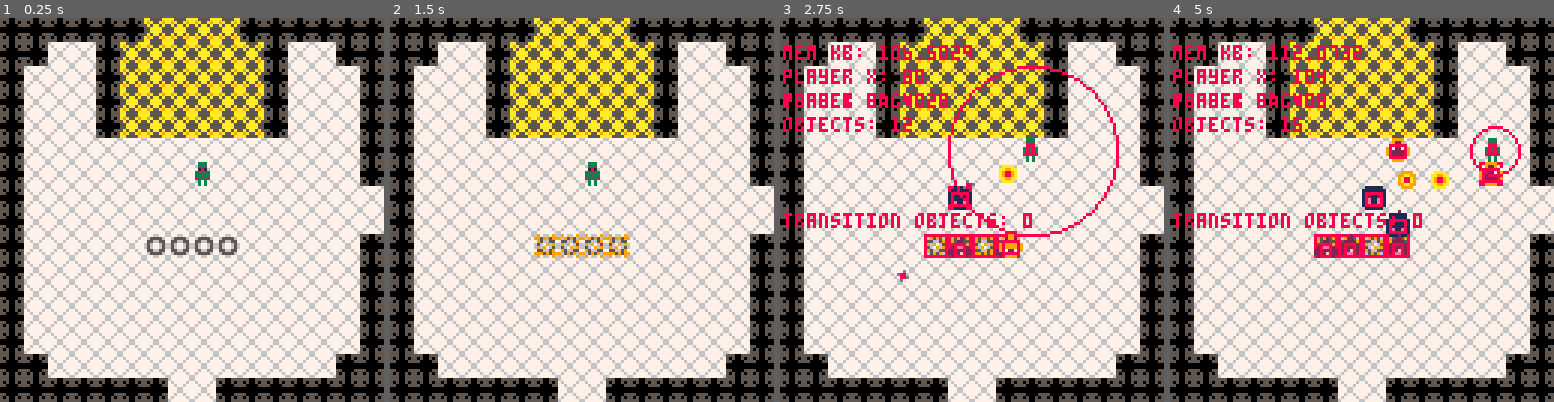
Above: before the commit, frames 1-4 (left to right).
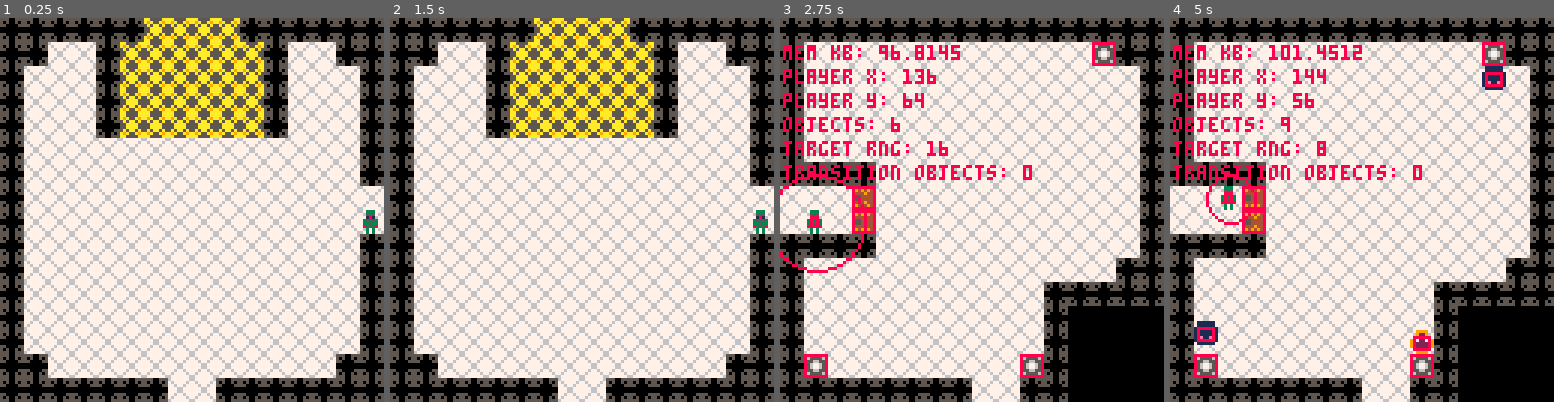
Above: after the commit, the same moments.

Repository: rledford/pico-door
Game: PICO-8 cartridge door.p8
The game is run twice, just before and just after one commit, with the same random seed, the same clock (stepped at 60 frames per second) and the same inputs.
Inputs:
- Up to frame 1 (0.25 s): no input
- Up to frame 2 (1.5 s): tap X (X key) at 0.33, 1.07 s; tap O (Z key) at 0.7 s
- Up to frame 3 (2.75 s): hold Right 1.6-2.1 s; tap O (Z key) at 1.7, 2.1, 2.5 s; tap X (X key) at 1.85 s; hold Up 2.15-2.42 s; hold Right from 2.47 s (still down)
- Up to frame 4 (5 s): tap O (Z key) every 0.4 s from 2.9 to 4.9 s; tap X (X key) at 2.97, 4.08 s; release Right at 3.03 s; hold Left 3.08-3.58 s; hold Down 3.63-3.97 s; hold Right 4.02-4.68 s; hold Up from 4.73 s (still down)

The runs differ from the first frame. In frame 1, 1.3% of the frame differs, in the area x 37-99%, y 37-63%; in frame 2, 1.6%; in frame 3, 33%; in frame 4, 35%, in the area x 0-100%, y 0-100%.

Commit message:
Implement room load/unload for doors and enemy spawns

Diff:
--- a/door.p8
+++ b/door.p8
@@ -16,11 +16,11 @@
 -- [x] when player takes damage, do flash animation and make temporarily invulnerable (and not collidable)
 -- [x] player takes damage when touching enemies
 -- [x] add max objects and prevent spawning more enemies when max is reached
--- [] implement room load/unload
--- [] persist which doors have been destroyed
--- [] make destroyed doors not respawn when reentering room
--- [] despawn enemies when switching rooms
--- [] animate enemy spawning in (flashing vertial white lines)
+-- [x] implement room load/unload
+-- [x] persist which doors have been destroyed
+-- [x] make destroyed doors not respawn when reentering room
+-- [x] despawn enemies when switching rooms
+-- [x] animate enemy spawning in
 -- [] add particle effects when destroying objects
 -- [] add pickup items (health, weapon upgrades)
 -- [] add chests that drop pickups
@@ -35,6 +35,16 @@
 -- make enemies drop gold
 -- vendors and/or traveling vendors to sell pickukps
 -- add a skeleton behind a desk who says "hello"
+-- projectiles bounce off walls
+-- using particle system instead of sprites
+--   to rotate "blades around the saw"
+--   different blades have different colors
+-- different saw blades
+-- puzzle: player has to bounce blade around a wall
+--   the wall is solid except for one section that
+--   is a forcefield tile that only a certain saw blad
+--   can go through. the blade must be shot to bounce
+--   destroy the forcefield controls
 
 -- constants --
 ---------------
@@ -42,17 +52,21 @@
 TILE_SIZE = 8
 TILE_HALF_SIZE = TILE_SIZE/2
 SCREEN_SIZE = 128
+SCREEN_TILES = SCREEN_SIZE/TILE_SIZE
 MAX_ROOM_OBJECTS = 32
 
 NO_GROUP = 0
 PLAYER_GROUP = 1
 ENEMY_GROUP = 2
+HURT_FLASH_PAL = {8,8,8,8,8,8,8,8,8,8,8,8,8,8,8,8}
+FLOOR_TILE = 2
+DOOR_TILE = 3
+ENEMY_SPAWN_TILE = 6
 
 -- globals --
 -------------
 
 room = {x=0,y=0}
-room_data = {}
 camera_pos = {x=0,y=0}
 camera_spd = 4
 objects = {}
@@ -67,7 +81,6 @@
 k_action = 5
 is_room_transition = false
 debug=false
-hurt_flash_pal = {8,8,8,8,8,8,8,8,8,8,8,8,8,8,8,8}
 
 update_fn = function()
 end
@@ -77,11 +90,11 @@
 
 function _init()
 	cls()
-	player = init_object(player_type, 64, 48)
-	make_enemy_spawn_point(48,72,{eye_type, bug_type},50)
-	make_enemy_spawn_point(56,72,{eye_type, bug_type},50)
-	make_enemy_spawn_point(64,72,{eye_type, bug_type},50)
-	make_enemy_spawn_point(72,72,{fang_type},50)
+	player = init_object(player_type, 120, 64)
+	-- make_enemy_spawn_point(48,72,{eye_type, bug_type},50)
+	-- make_enemy_spawn_point(56,72,{eye_type, bug_type},50)
+	-- make_enemy_spawn_point(64,72,{eye_type, bug_type},50)
+	-- make_enemy_spawn_point(72,72,{fang_type},50)
 	update_fn = game_update
 end
 
@@ -116,10 +129,10 @@
 		print("player x: "..player.x, camera_pos.x + 1, camera_pos.y + 1 + 16, 8)
 		print("player y: "..player.y, camera_pos.x + 1, camera_pos.y + 1 + 24, 8)
 		print("objects: "..count(objects), camera_pos.x + 1, camera_pos.y + 1 + 32, 8)
-		print("transition objects: "..count(transition_objects), camera_pos.x + 1, camera_pos.y + 1 + 64, 8)
+		print("transition objects: "..count(transition_objects), camera_pos.x + 1, camera_pos.y + 1 + 48, 8)
 		if player.target ~= nil then
 			local range = get_range(player, player.target)
-			print("target rng: "..flr(range), camera_pos.x + 1, camera_pos.y + 1 + 24, 8)
+			print("target rng: "..flr(range), camera_pos.x + 1, camera_pos.y + 1 + 40, 8)
 			circ(player.x + 4, player.y + 4, range)
 		else
 			circ(player.x + 4, player.y + 4, player.auto_target_radius, 8)
@@ -354,6 +367,7 @@
 		if this.hp <= 0 then
 			--play destroy sound
 			--spawn particles
+			mset(this.x/TILE_SIZE,this.y/TILE_SIZE, FLOOR_TILE)
 			destroy_object(this)
 		else
 			-- play hit sound
@@ -379,14 +393,15 @@
 	end,
 	update=function(this)
 		if not this.is_spawning then
-			this.spawn_timer = clamp(this.spawn_timer - 1, 0, this.spawn_time)
+			this.spawn_timer -= 1
 			if this.spawn_timer <= 0 and count(objects) < MAX_ROOM_OBJECTS then
 				this.is_spawning = true
 				this.spawn_timer = this.spawn_time
 				this.spawn_duration_timer = this.spawn_duration
 			end
-		else
-			this.spawn_duration_timer = clamp(this.spawn_duration_timer - 1, 0, this.spawn_duration_timer)
+		end
+		if this.is_spawning then
+			this.spawn_duration_timer -= 1
 			if this.spawn_duration_timer <= 0 then
 				this.is_spawning = false
 				local e = init_object(rnd(this.enemy_types), this.x, this.y)
@@ -648,7 +663,7 @@
 
 	anim.draw = function(obj)
 		if obj.is_hurt and (obj.hurt_duration_timer%2 == 0) then
-			pal(hurt_flash_pal)
+			pal(HURT_FLASH_PAL)
 		end
 		spr(anim.frames[anim.current_frame], obj.x, obj.y)
 		pal()
@@ -713,8 +728,27 @@
 end
 
 function end_room_transition()
-	-- transition_objects = {}
 	update_fn = game_update
+	local transition_obj
+	for i=count(transition_objects),1,-1 do
+		transition_obj = transition_objects[i]
+		del(transition_objects, transition_obj)
+		if transition_obj.type == door_type then
+			mset(transition_obj.x/TILE_SIZE,transition_obj.y/TILE_SIZE,DOOR_TILE)
+		end
+	end
+
+	local tile_type
+	for c=room.x*SCREEN_TILES,room.x*SCREEN_TILES+SCREEN_TILES-1 do
+		for r=room.y*SCREEN_TILES,room.y*SCREEN_TILES+SCREEN_TILES-1 do
+			tile_type = mget(c,r)
+			if tile_type == DOOR_TILE then
+				init_object(door_type, c*TILE_SIZE, r*TILE_SIZE)
+			elseif tile_type == ENEMY_SPAWN_TILE then
+				make_enemy_spawn_point(c*TILE_SIZE,r*TILE_SIZE, {eye_type,fang_type,bug_type}, 100)
+			end
+		end
+	end
 end
 
 -- utils --
@@ -769,12 +803,12 @@
 end
 __gfx__
 0000000055500555677777764444444411111111aa5555aa67766776090000900900009000000000000000000000000000000000000000006666666669a99a96
-0000000050500505767777674444444411111111a9a55a9a76555567909090099909909900000000000000000000000000000000000000006444444664944946
-00700700550000557767767744444444111111115a5aa5a5755665570000009009000000000000000000000000000000000000000000000049a99a9440000004
-000770000000000077766777444444441111111155aaaa5565677656090900000000909000000000000000000000000000000000000000004494494440000004
-000770000000000077766777444444441111111155aaaa55656776560000909009090000000000000000000000000000000000000000000049a99a9449a99a94
-00700700550000557767767744444444111111115a5aa5a5755665570900000000000090000000000000000000000000000000000000000049a99a9449a99a94
-0000000050500505767777674444444411111111a9a55a9a765555679009090999909099000000000000000000000000000000000000000049a99a9449a99a94
+0000000050500505767777674949494511111111a9a55a9a76555567909090099909909900000000000000000000000000000000000000006444444664944946
+00700700550000557767767744449449111111115a5aa5a5755665570000009009000000000000000000000000000000000000000000000049a99a9440000004
+000770000000000077766777455444441111111155aaaa5565677656090900000000909000000000000000000000000000000000000000004494494440000004
+000770000000000077766777455444441111111155aaaa55656776560000909009090000000000000000000000000000000000000000000049a99a9449a99a94
+00700700550000557767767744449449111111115a5aa5a5755665570900000000000090000000000000000000000000000000000000000049a99a9449a99a94
+0000000050500505767777674949494511111111a9a55a9a765555679009090999909099000000000000000000000000000000000000000049a99a9449a99a94
 0000000055500555677777764444444411111111aa5555aa67766776090000900900009000000000000000000000000000000000000000004444444444444444
 66666666667666766666666655555555880000880000000000000000000000000000000000000000000000000000000000000000000000000000000000000000
 66666666667766776666666655155155800000080000000000000000000000000000000000000000000000000000000000000000000000000000000000000000
@@ -934,37 +968,37 @@
 0001000300010000000000000000000000020409000000000000000000000000000000000000000000000000000000000000000000000000000000000000000000000000000000000000000000000000000000000000000000000000000000000000000000000000000000000000000000000000000000000000000000000000
 0000000000000000000000000000000000000000000000000000000000000000000000000000000000000000000000000000000000000000000000000000000000000000000000000000000000000000000000000000000000000000000000000000000000000000000000000000000000000000000000000000000000000000
 __map__
-0101010101010505050501010101010100000000000000000000000000000000000000000000000000000000000000000000000000000000000000000000000000000000000000000000000000000000000000000000000000000000000000000000000000000000000000000000000000000000000000000000000000000000
-0101020201050505050505010202010100000000000000000000000000000000000000000000000000000000000000000000000000000000000000000000000000000000000000000000000000000000000000000000000000000000000000000000000000000000000000000000000000000000000000000000000000000000
-0102020201050505050505010202020100000000000000000000000000000000000000000000000000000000000000000000000000000000000000000000000000000000000000000000000000000000000000000000000000000000000000000000000000000000000000000000000000000000000000000000000000000000
-0102020201050505050505010202020100000000000000000000000000000000000000000000000000000000000000000000000000000000000000000000000000000000000000000000000000000000000000000000000000000000000000000000000000000000000000000000000000000000000000000000000000000000
-0102020201050505050505010202020101010101010101010101010101010101000000000000000000000000000000000000000000000000000000000000000000000000000000000000000000000000000000000000000000000000000000000000000000000000000000000000000000000000000000000000000000000000
+0101010101010505050501010101010101010101010101010101010101010101000000000000000000000000000000000000000000000000000000000000000000000000000000000000000000000000000000000000000000000000000000000000000000000000000000000000000000000000000000000000000000000000
+0101020201050505050505010202010101020202020202020202020202060101000000000000000000000000000000000000000000000000000000000000000000000000000000000000000000000000000000000000000000000000000000000000000000000000000000000000000000000000000000000000000000000000
+0102020201050505050505010202020101020202020202020202020202020201000000000000000000000000000000000000000000000000000000000000000000000000000000000000000000000000000000000000000000000000000000000000000000000000000000000000000000000000000000000000000000000000
+0102020201050505050505010202020101020202020202020202020202020201000000000000000000000000000000000000000000000000000000000000000000000000000000000000000000000000000000000000000000000000000000000000000000000000000000000000000000000000000000000000000000000000
+0102020201050505050505010202020101020202020202020202020202020201000000000000000000000000000000000000000000000000000000000000000000000000000000000000000000000000000000000000000000000000000000000000000000000000000000000000000000000000000000000000000000000000
 0102020202020202020202020202020101020202020202020202020202020201000000000000000000000000000000000000000000000000000000000000000000000000000000000000000000000000000000000000000000000000000000000000000000000000000000000000000000000000000000000000000000000000
-0102020202020202020202020202020101020202020202020202020202020201000000000000000000000000000000000000000000000000000000000000000000000000000000000000000000000000000000000000000000000000000000000000000000000000000000000000000000000000000000000000000000000000
-0102020202020202020202020202020202020202020202020202020202020201000000000000000000000000000000000000000000000000000000000000000000000000000000000000000000000000000000000000000000000000000000000000000000000000000000000000000000000000000000000000000000000000
-0102020202020202020202020202020202020202020202020202020202020201000000000000000000000000000000000000000000000000000000000000000000000000000000000000000000000000000000000000000000000000000000000000000000000000000000000000000000000000000000000000000000000000
-0102020202020202020202020202020101020202020202020202020202020201000000000000000000000000000000000000000000000000000000000000000000000000000000000000000000000000000000000000000000000000000000000000000000000000000000000000000000000000000000000000000000000000
+0102020202020202020202020202020101010101020202020202020202020201000000000000000000000000000000000000000000000000000000000000000000000000000000000000000000000000000000000000000000000000000000000000000000000000000000000000000000000000000000000000000000000000
+0102020202020202020202020202020202020203020202020202020202020201000000000000000000000000000000000000000000000000000000000000000000000000000000000000000000000000000000000000000000000000000000000000000000000000000000000000000000000000000000000000000000000000
+0102020202020202020202020202020202020203020202020202020202020201000000000000000000000000000000000000000000000000000000000000000000000000000000000000000000000000000000000000000000000000000000000000000000000000000000000000000000000000000000000000000000000000
+0102020202020202020202020202020101010101020202020202020202020201000000000000000000000000000000000000000000000000000000000000000000000000000000000000000000000000000000000000000000000000000000000000000000000000000000000000000000000000000000000000000000000000
 0102020202020202020202020202020101020202020202020202020202020101000000000000000000000000000000000000000000000000000000000000000000000000000000000000000000000000000000000000000000000000000000000000000000000000000000000000000000000000000000000000000000000000
-0102020202020202020202020202020101010101010101010202010101010101000000000000000000000000000000000000000000000000000000000000000000000000000000000000000000000000000000000000000000000000000000000000000000000000000000000000000000000000000000000000000000000000
+0102020202020202020202020202020101020202020202020202020101010101000000000000000000000000000000000000000000000000000000000000000000000000000000000000000000000000000000000000000000000000000000000000000000000000000000000000000000000000000000000000000000000000
 0102020202020202020202020202020101020202020202020202020100000000000000000000000000000000000000000000000000000000000000000000000000000000000000000000000000000000000000000000000000000000000000000000000000000000000000000000000000000000000000000000000000000000
 0102020202020202020202020202020101020202020202020202020100000000000000000000000000000000000000000000000000000000000000000000000000000000000000000000000000000000000000000000000000000000000000000000000000000000000000000000000000000000000000000000000000000000
-0101020202020202020202020202010101020202020202020202020100000000000000000000000000000000000000000000000000000000000000000000000000000000000000000000000000000000000000000000000000000000000000000000000000000000000000000000000000000000000000000000000000000000
+0101020202020202020202020202010101060202020202020202060100000000000000000000000000000000000000000000000000000000000000000000000000000000000000000000000000000000000000000000000000000000000000000000000000000000000000000000000000000000000000000000000000000000
 0101010101010102020101010101010101010101010101010202010100000000000000000000000000000000000000000000000000000000000000000000000000000000000000000000000000000000000000000000000000000000000000000000000000000000000000000000000000000000000000000000000000000000
 0101010101010102020101010101010101010101010101010202010101010101000000000000000000000000000000000000000000000000000000000000000000000000000000000000000000000000000000000000000000000000000000000000000000000000000000000000000000000000000000000000000000000000
-0102020202020102020102020202020101010202020202020202020202020101000000000000000000000000000000000000000000000000000000000000000000000000000000000000000000000000000000000000000000000000000000000000000000000000000000000000000000000000000000000000000000000000
-0102020202020102020102020202020101020202020202020202020202020201000000000000000000000000000000000000000000000000000000000000000000000000000000000000000000000000000000000000000000000000000000000000000000000000000000000000000000000000000000000000000000000000
-0102020202020102020102020202020101020202020202020202020202020201000000000000000000000000000000000000000000000000000000000000000000000000000000000000000000000000000000000000000000000000000000000000000000000000000000000000000000000000000000000000000000000000
-0102020202020102020102020202020101020202020202020202020202020101000000000000000000000000000000000000000000000000000000000000000000000000000000000000000000000000000000000000000000000000000000000000000000000000000000000000000000000000000000000000000000000000
-0102020202020102020102020202020101020202020202020202020101010101000000000000000000000000000000000000000000000000000000000000000000000000000000000000000000000000000000000000000000000000000000000000000000000000000000000000000000000000000000000000000000000000
-0101010202010102020102020202020101020202020202020202020100000000000000000000000000000000000000000000000000000000000000000000000000000000000000000000000000000000000000000000000000000000000000000000000000000000000000000000000000000000000000000000000000000000
+0102020202020102020102020202020101010602020202010202010202020101000000000000000000000000000000000000000000000000000000000000000000000000000000000000000000000000000000000000000000000000000000000000000000000000000000000000000000000000000000000000000000000000
+0102020202020102020102020202020101060202020202010202010202020201000000000000000000000000000000000000000000000000000000000000000000000000000000000000000000000000000000000000000000000000000000000000000000000000000000000000000000000000000000000000000000000000
+0102020202020103030102020202020101020202020202010303010202020201000000000000000000000000000000000000000000000000000000000000000000000000000000000000000000000000000000000000000000000000000000000000000000000000000000000000000000000000000000000000000000000000
+0102020202060202020206020202020101020202020202020202020202020101000000000000000000000000000000000000000000000000000000000000000000000000000000000000000000000000000000000000000000000000000000000000000000000000000000000000000000000000000000000000000000000000
+0102020202020202020202020202020101020202020202020202020101010101000000000000000000000000000000000000000000000000000000000000000000000000000000000000000000000000000000000000000000000000000000000000000000000000000000000000000000000000000000000000000000000000
 0102020202020202020202020202020101020202020202020202020100000000000000000000000000000000000000000000000000000000000000000000000000000000000000000000000000000000000000000000000000000000000000000000000000000000000000000000000000000000000000000000000000000000
 0102020202020202020202020202020101020202020202020202020100000000000000000000000000000000000000000000000000000000000000000000000000000000000000000000000000000000000000000000000000000000000000000000000000000000000000000000000000000000000000000000000000000000
-0102020202020202020102020202020101020202020202020202020100000000000000000000000000000000000000000000000000000000000000000000000000000000000000000000000000000000000000000000000000000000000000000000000000000000000000000000000000000000000000000000000000000000
-0102020202020202020102020202020101020202020202020202020100000000000000000000000000000000000000000000000000000000000000000000000000000000000000000000000000000000000000000000000000000000000000000000000000000000000000000000000000000000000000000000000000000000
-0102020202020202020102020202020202020202020202020202020100000000000000000000000000000000000000000000000000000000000000000000000000000000000000000000000000000000000000000000000000000000000000000000000000000000000000000000000000000000000000000000000000000000
-0102020202020202020102020202020202020202020202020202010100000000000000000000000000000000000000000000000000000000000000000000000000000000000000000000000000000000000000000000000000000000000000000000000000000000000000000000000000000000000000000000000000000000
-0102020202020202020102020202020101010101010101010101010100000000000000000000000000000000000000000000000000000000000000000000000000000000000000000000000000000000000000000000000000000000000000000000000000000000000000000000000000000000000000000000000000000000
-0101020202020202010101020202010100000000000000000000000000000000000000000000000000000000000000000000000000000000000000000000000000000000000000000000000000000000000000000000000000000000000000000000000000000000000000000000000000000000000000000000000000000000
-0101010101010101010101010101010100000000000000000000000000000000000000000000000000000000000000000000000000000000000000000000000000000000000000000000000000000000000000000000000000000000000000000000000000000000000000000000000000000000000000000000000000000000
-
-
+0102020202020202020202020202020101020202020202020202020100000000000000000000000000000000000000000000000000000000000000000000000000000000000000000000000000000000000000000000000000000000000000000000000000000000000000000000000000000000000000000000000000000000
+0102020202020202020202020202020101020202020202020202020100000000000000000000000000000000000000000000000000000000000000000000000000000000000000000000000000000000000000000000000000000000000000000000000000000000000000000000000000000000000000000000000000000000
+0102020202020202020202020202020101020202020202020202020100000000000000000000000000000000000000000000000000000000000000000000000000000000000000000000000000000000000000000000000000000000000000000000000000000000000000000000000000000000000000000000000000000000
+0102020202020202020202020202020101020202020202020202060100000000000000000000000000000000000000000000000000000000000000000000000000000000000000000000000000000000000000000000000000000000000000000000000000000000000000000000000000000000000000000000000000000000
+0102020202020202020202020202020101020202020202020206010100000000000000000000000000000000000000000000000000000000000000000000000000000000000000000000000000000000000000000000000000000000000000000000000000000000000000000000000000000000000000000000000000000000
+0102020101010101010101010101010101020101010101010101010100000000000000000000000000000000000000000000000000000000000000000000000000000000000000000000000000000000000000000000000000000000000000000000000000000000000000000000000000000000000000000000000000000000
+0101020302020202020202020202060202020100000000000000000000000000000000000000000000000000000000000000000000000000000000000000000000000000000000000000000000000000000000000000000000000000000000000000000000000000000000000000000000000000000000000000000000000000
+0101010101010101010101010101010101010100000000000000000000000000000000000000000000000000000000000000000000000000000000000000000000000000000000000000000000000000000000000000000000000000000000000000000000000000000000000000000000000000000000000000000000000000
+
+
